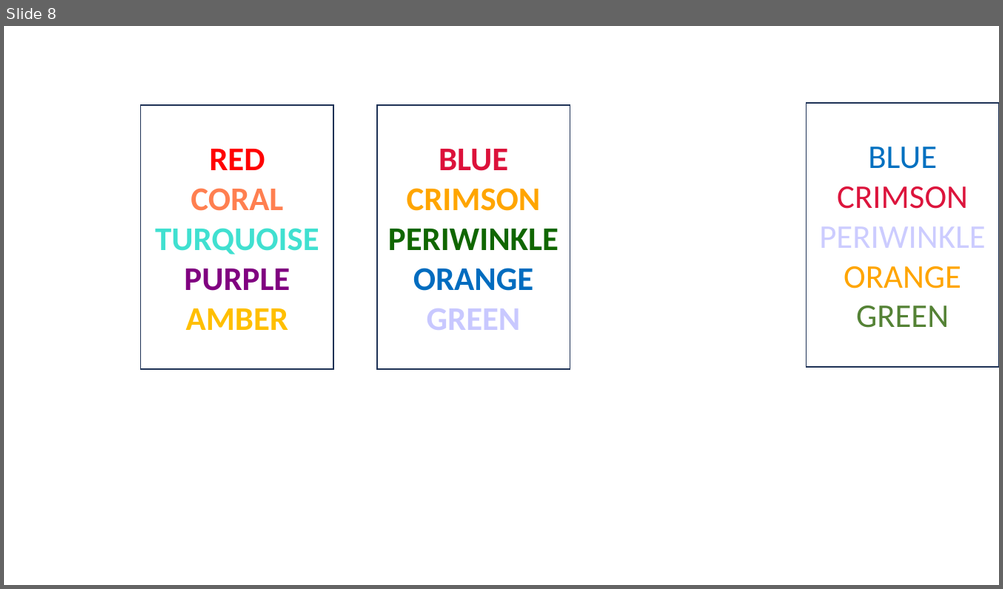
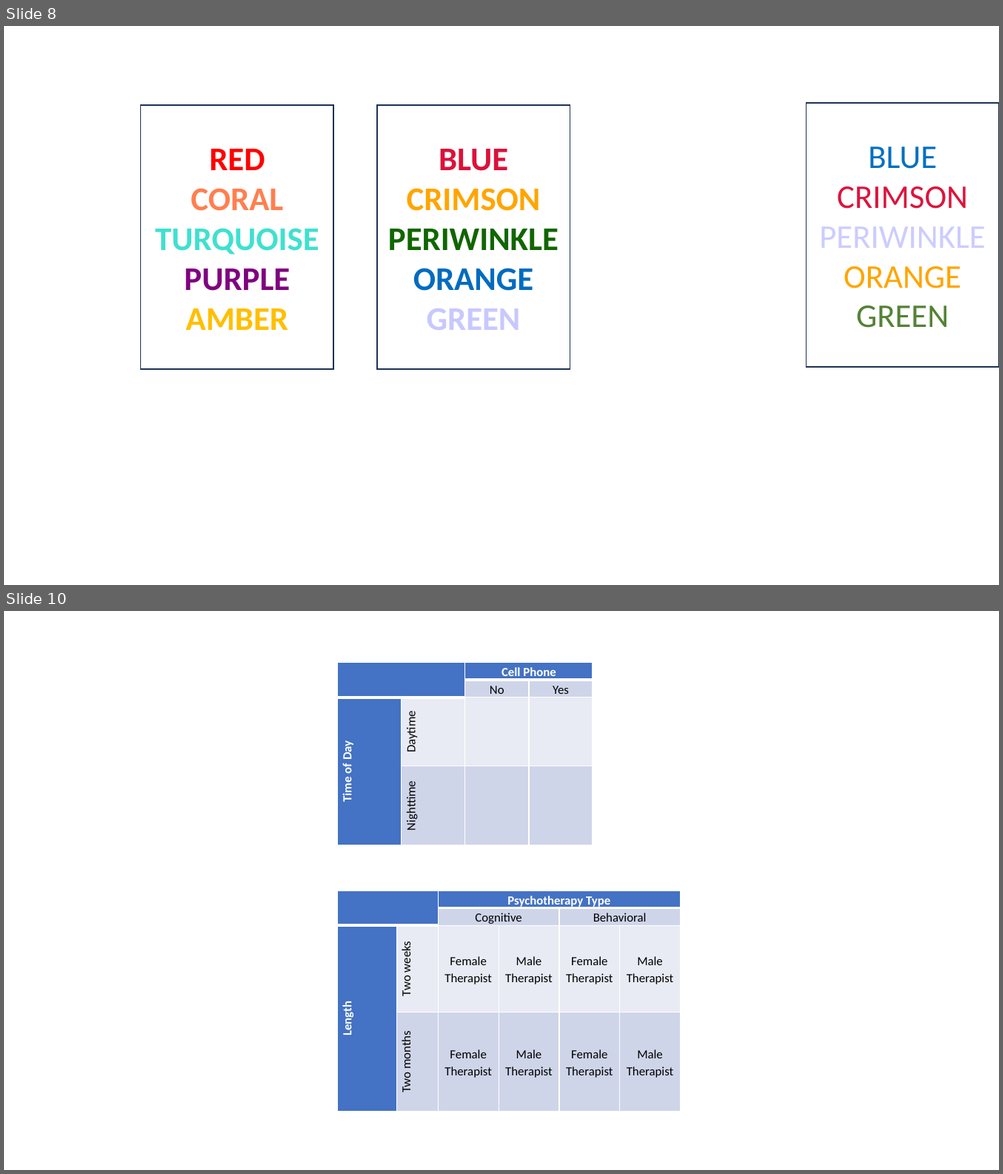
Before and after one commit to preber/Research-Methods, a slide deck: Experiment1.pptx. Shown one above the other, each under a label of ours: slide 8 before the commit, slides 8 and 10 after it; the slides between them are not shown. The pictures are 1003x589 and 1003x1174 pixels, drawn with LibreOffice and Linux fonts; fonts in the diff are those of the drawing. Boxes give left, top, right and bottom in pixels: in the first picture for what was removed or moved away, otherwise in the second. Text is boxed around its words. In the diff, an @@ line names an element or a change of style, - is before the commit and + after.

```diff
--- a/Experiment1.pptx
+++ b/Experiment1.pptx
@@ slide 10 added at box(4, 611, 999, 1170), background #FFFFFF @@
@@ table added at box(338, 663, 595, 843), 4 rows, 4 columns @@
+ |  | Cell Phone | 
+ |  | No | Yes
+Time of Day | Daytime |  | 
+ | Nighttime |  | 
@@ table added at box(338, 891, 680, 1110), 4 rows, 6 columns @@
+ |  | Psychotherapy Type |  |  | 
+ |  | Cognitive |  | Behavioral | 
+Length | Two weeks | Female Therapist | Male Therapist | Female Therapist | Male Therapist
+ | Two months | Female Therapist | Male Therapist | Female Therapist | Male Therapist
```
Also in this commit, not shown: 7 other slides added, 35 other files.
